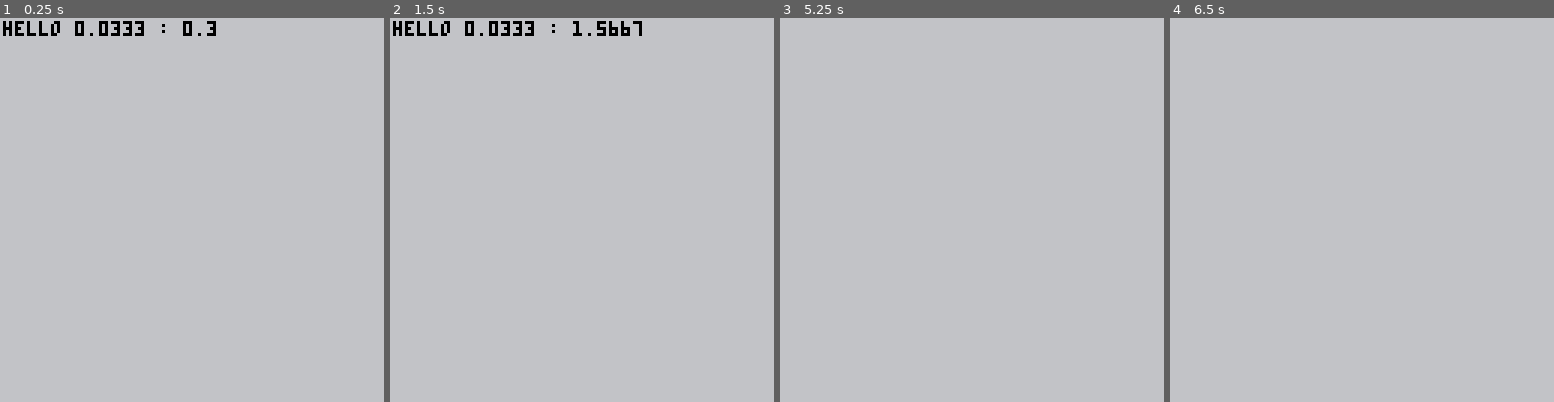
Above: before the commit, frames 1-4 (left to right).
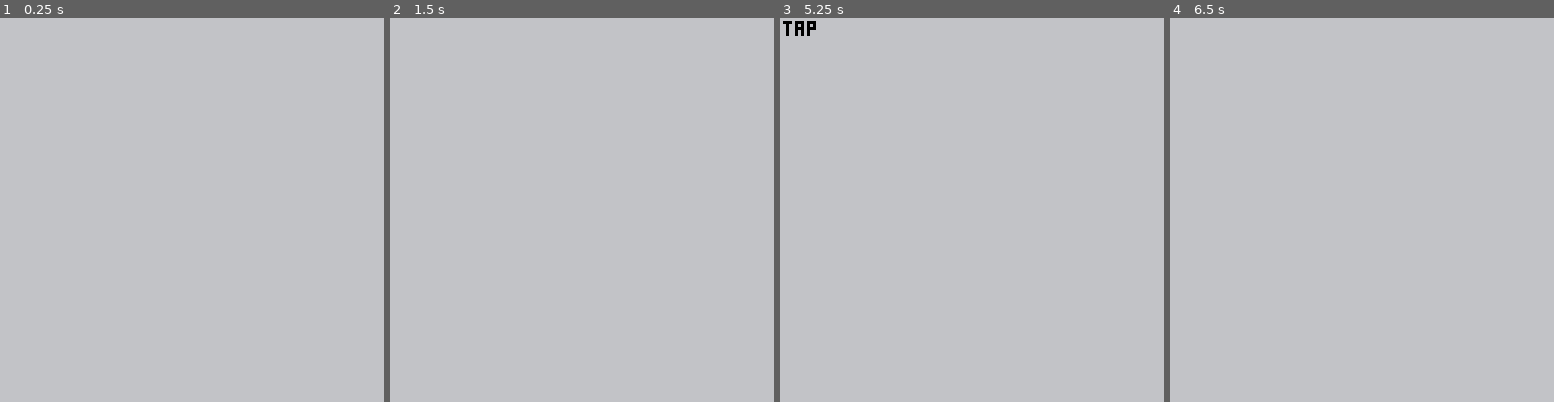
Above: after the commit, the same moments.

Repository: mysterycommand/train-jam-2019-pico-8
Game: PICO-8 cartridge carts/test.p8
The game is run twice, just before and just after one commit, with the same random seed, the same clock (stepped at 60 frames per second) and the same inputs.
Inputs:
- Up to frame 1 (0.25 s): no input
- Up to frame 2 (1.5 s): tap O (Z key) at 0.33, 0.7, 1.43 s; tap X (X key) at 1.07 s
- Up to frame 3 (5.25 s): hold Left 1.97-2.37 s; tap X (X key) every 0.33 s from 2.07 to 5.07 s; tap O (Z key) every 0.88 s from 2.22 to 4.87 s; hold Down 2.42-2.82 s; hold Right 2.87-3.53 s; hold Up 3.58-4.08 s; hold Right 4.13-4.53 s; hold Down 4.58-5.08 s; hold Left from 5.13 s (still down)
- Up to frame 4 (6.5 s): tap X (X key) every 0.33 s from 5.4 to 6.4 s; tap O (Z key) at 5.75 s; release Left at 5.8 s; hold Up 5.85-6.18 s; hold Left from 6.23 s (still down)

The runs differ from the first frame. In frame 1, 0.8% of the frame differs, in the area x 0-57%, y 0-5%; in frame 2, 0.9%, in the area x 0-66%, y 0-5%; in frame 3, 0.2%; in frame 4, nothing differs.

Commit message:
spike: sort of maybe figuring out coroutines?

Diff:
--- a/carts/test.p8
+++ b/carts/test.p8
@@ -5,80 +5,104 @@
 left,right,up,down,fire1,fire2=0,1,2,3,4,5
 black,dark_blue,dark_purple,dark_green,brown,dark_gray,light_gray,white,red,orange,yellow,green,blue,indigo,pink,peach=0,1,2,3,4,5,6,7,8,9,10,11,12,13,14,15
 
+cors = {}
 
+btns = {}
+btns[left] = {}
+btns[right] = {}
+btns[up] = {}
+btns[down] = {}
+btns[fire1] = {}
+btns[fire2] = {}
 
 function _init()
-  local t = time()
-
-  co = cocreate(function()
-    while time() - t < 2 do
-      print("hello " .. t .. " : " .. time(), 1, 1, black)
-      yield()
-    end
-  end)
 end
 
 function _update()
+  if btnp(left, 0) then
+    add(btns[left], "tap")
+
+    local t = time()
+    add(cors, cocreate(function()
+      while time() - t < 0.2 do
+        yield()
+      end
+
+      del(btns[left], "tap")
+    end))
+  end
+
 end
 
 function _draw()
   cls(light_gray)
 
-  if costatus(co) then
-    coresume(co)
+  s = ""
+  for tap in all(btns[left]) do
+    s = s .. tap
+  end
+  print(s,1,1,black)
+
+
+  for cor in all(cors) do
+    if costatus(cor) then
+      coresume(cor)
+    else
+      del(cors, cor)
+    end
   end
 end
 
 -- scratch
 
-function vec(x, y)
-  return {
-    x = x,
-    y = y,
-  }
-end
+-- function vec(x, y)
+--   return {
+--     x = x,
+--     y = y,
+--   }
+-- end
 
-function add(a, b)
-  return vec(a.x + b.x, a.y + b.y)
-end
+-- function add(a, b)
+--   return vec(a.x + b.x, a.y + b.y)
+-- end
 
-function sub(a, b)
-  return vec(a.x - b.x, a.y - b.y)
-end
+-- function sub(a, b)
+--   return vec(a.x - b.x, a.y - b.y)
+-- end
 
-function particle(x, y)
-  return {
-    currpos = vec(x, y),
-    prevpos = vec(x, y),
-  }
-end
+-- function particle(x, y)
+--   return {
+--     currpos = vec(x, y),
+--     prevpos = vec(x, y),
+--   }
+-- end
 
-function update(p)
-  local prevvel = sub(p.currpos, p.prevpos)
-  local currvel = add(prevvel, gravity)
-  local nextpos = add(p.currpos, currvel)
+-- function update(p)
+--   local prevvel = sub(p.currpos, p.prevpos)
+--   local currvel = add(prevvel, gravity)
+--   local nextpos = add(p.currpos, currvel)
 
-  p.prevpos = p.currpos
-  p.currpos = nextpos
+--   p.prevpos = p.currpos
+--   p.currpos = nextpos
 
-  if p.currpos.y > 127 then
-    p.currpos.y = 0
-    p.prevpos.y = -currvel.y
-  end
-end
+--   if p.currpos.y > 127 then
+--     p.currpos.y = 0
+--     p.prevpos.y = -currvel.y
+--   end
+-- end
 
-function draw(p)
-  circ(p.currpos.x, p.currpos.y, 4, indigo)
-  pset(p.currpos.x, p.currpos.y, indigo)
-end
+-- function draw(p)
+--   circ(p.currpos.x, p.currpos.y, 4, indigo)
+--   pset(p.currpos.x, p.currpos.y, indigo)
+-- end
 
-function lerp(a, b, t)
-  return (1 - t) * a + t * b
-end
+-- function lerp(a, b, t)
+--   return (1 - t) * a + t * b
+-- end
 
-function bone(x, y, l, a, c)
-  line(x, y, x + l * cos(a), y + l * sin(a), c)
-end
+-- function bone(x, y, l, a, c)
+--   line(x, y, x + l * cos(a), y + l * sin(a), c)
+-- end
 
 __gfx__
 00000000333333338000000800000000000000000000000000000000000000000000000000000000000000000000000000000000000000000000000000000000
Not shown, changed: config.txt
Not shown, changed: log.txt
